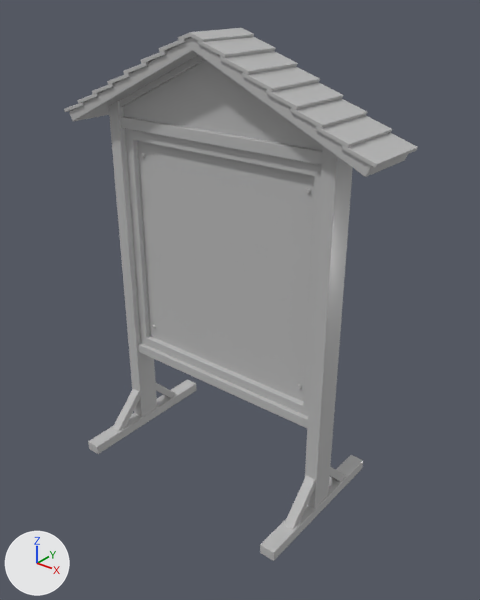
The FBX model Assets/04.Graphics/Prop/17.TocTocWoodMan/Models/TocTocWoodMan_ScoreBoard.fbx, before and after one commit.
One viewpoint serves both versions: a 50 mm lens placed at (2.11, -2.47, 2.64), pointed at (0.12, 0.02, 1.1). Arrows for +X, +Y and +Z are at lower left; the lights stay in place.

Before the edit, the objects in view are built like this:
```python
me_mesh = bpy.data.meshes.new('Mesh')
me_mesh.from_pydata(...)  # 1462 vertices, 1287 faces; spans x -95.0..95.0, y 0.0..243.0, z -45.0..45.0
me_mesh.materials.append(mat_toctocwoodman_scoreboard_mt)  # its picture is missing
ob_toctocwoodman_scoreboard1 = bpy.data.objects.new('TocTocWoodMan_ScoreBoard1', me_mesh)
ob_toctocwoodman_scoreboard1.location = (0.0, 0.0, 0.0)
ob_toctocwoodman_scoreboard1.rotation_euler = (1.571, 0.0, 0.0)  # degrees (90, 0, 0)
ob_toctocwoodman_scoreboard1.scale = (0.01, 0.01, 0.01)
```
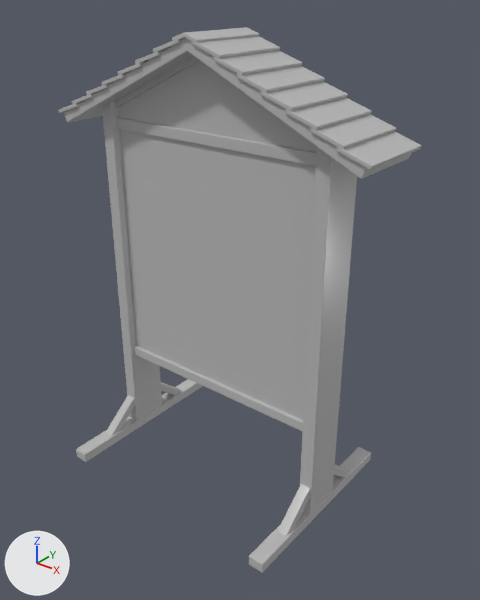
Edits to the scene script, one JSON object a line:
```json
{"block": "me_mesh", "where": "me_mesh.from_pydata(...)  # 1462 vertices, 1287 faces; spans x -95.0..95.0, y 0.0..243.0, z -45.0..45.0"}
{"block": "me_mesh", "where": "# used by ob_toctocwoodman_scoreboard1; location = (0.0, 0.0, 0.0); rotation_euler = (1.571, 0.0, 0.0), in degrees (90, 0, 0); scale = (0.01, 0.01, 0.01)"}
{"block": "me_mesh", "change": "me_mesh part 1: the loose piece of 24 vertices spanning x -65.0..65.0, y 192.0..198.0, z -6.0..6.0 is scaled about its middle by (-1, 1, -1.36)"}
{"block": "me_mesh", "change": "me_mesh part 2: the loose piece of 24 vertices spanning x -65.0..65.0, y 54.0..60.0, z -6.0..6.0 is scaled about its middle by (-1, 1, -1.36)"}
{"block": "me_mesh", "change": "me_mesh part 3: the loose piece of 24 vertices spanning x -71.0..-63.0, y 2.0..208.0, z -7.0..7.0 is scaled about the mesh origin by (-1, 1, -1.36)"}
{"block": "me_mesh", "change": "me_mesh part 4: the loose piece of 24 vertices spanning x 63.0..71.0, y 2.0..208.0, z -7.0..7.0 is scaled about the mesh origin by (-1, 1, -1.36)"}
{"block": "me_mesh", "change": "me_mesh part 5: the loose piece of 6 vertices spanning x -67.0..67.0, y 55.0..236.0, z -5.0 is mirrored in x about its middle, then moved by (0.0, 0.0, 11.0)"}
{"block": "me_mesh", "change": "me_mesh part 6: the loose piece of 48 vertices spanning x -67.0..67.0, y 55.0..236.0, z 0.0..3.0 is scaled about its middle by (-1, 1, -1.36), then moved by (0.0, 0.0, -6.0)"}
{"block": "me_mesh", "change": "me_mesh part 7: the loose piece of 4 vertices spanning x -60.0..60.0, y 62.0..189.0, z 0.0 is deleted"}
{"op": "set", "path": "ob_toctocwoodman_scoreboard1.scale", "old": "(0.01, 0.01, 0.01)", "new": "(0.01, 0.01, 0.0121)"}
```

Pixel boxes (x1, y1, x2, y2) of what changed, in the pictures (480 x 600 px; the box of a moved part takes in the faces that stretch with it):
```json
{"object": "TocTocWoodMan_ScoreBoard1", "change": "reshaped, rescaled", "before": [64, 28, 418, 561], "after": [58, 27, 422, 573]}
{"part": 1, "of": "me_mesh", "change": "moved or reshaped", "before": [121, 116, 322, 165], "after": [116, 118, 317, 166]}
{"part": 2, "of": "me_mesh", "change": "moved or reshaped", "before": [138, 343, 308, 428], "after": [133, 345, 303, 432]}
{"part": 3, "of": "me_mesh", "change": "moved or reshaped", "before": [109, 101, 157, 417], "after": [300, 147, 357, 514]}
{"part": 4, "of": "me_mesh", "change": "moved or reshaped", "before": [305, 146, 353, 509], "after": [102, 102, 162, 420]}
{"part": 5, "of": "me_mesh", "change": "moved or reshaped", "after": [117, 61, 317, 420], "on screen": "not visible before"}
{"part": 6, "of": "me_mesh", "change": "moved or reshaped", "before": [123, 60, 323, 416], "on screen": "not visible afterwards"}
{"part": 7, "of": "me_mesh", "change": "deleted", "before": [137, 141, 314, 401]}
```
